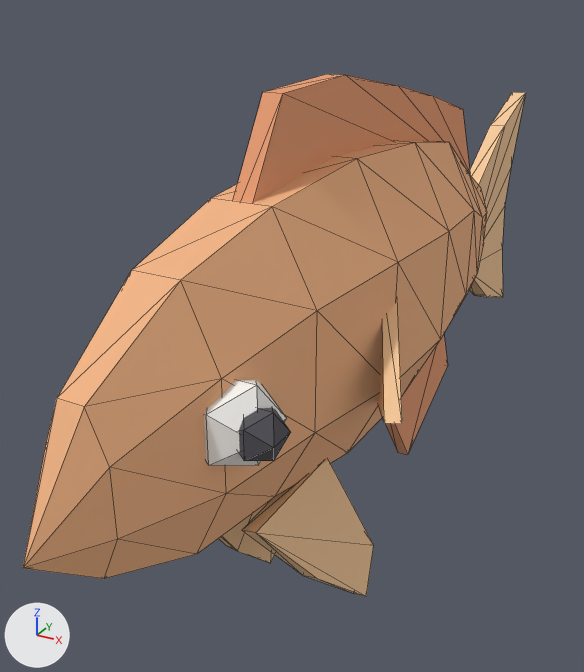
The OBJ model examples/roblox-modeling/Fish.obj, before and after one commit.
The view is the same before and after, from a 50 mm camera at (0.091, -0.223, 0.095) aimed at (-0.023, -0.016, -0.008). Arrows for +X, +Y and +Z are at lower left; the lights stay in place. The picture after the commit comes second. Mesh edges are drawn as thin lines. Where no turn or scale is listed for an object, it has been applied to the vertices.

Names of what the first picture shows: 'Anal', 'Body', 'Dorsal', 'EyeR', 'PectoralR', 'PelvicL', 'PelvicR', 'PupilR', 'Tail'.
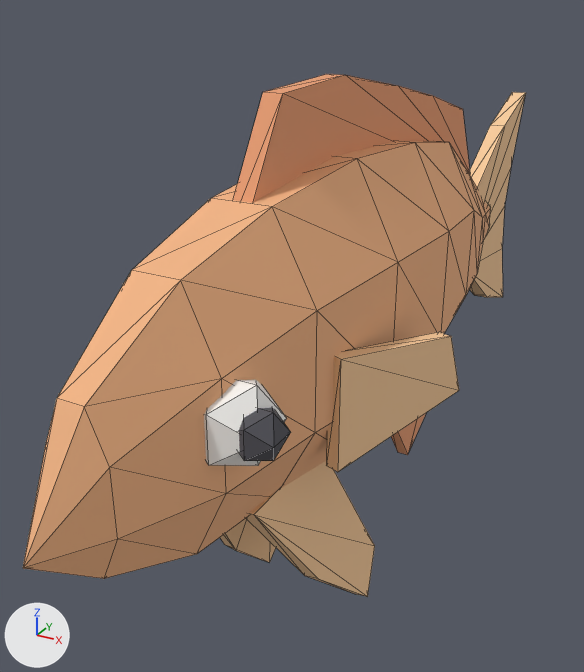
Boxes (x1, y1, x2, y2) around the edits, measured in the pictures (584 x 672 px):
'Body', reshaped: before (23, 141, 487, 579); after (23, 141, 490, 579)
'PectoralR', reshaped: before (378, 301, 402, 424); after (326, 332, 459, 472)
'PelvicR', reshaped: before (242, 460, 374, 596); after (246, 461, 375, 597)
part 1 of me_body, cut back: before (470, 175, 487, 273); after (470, 176, 490, 272)
'Anal', unchanged, covered by the edit: before (385, 334, 448, 455); after (391, 413, 426, 455)

The change in detail:
me_body is used by ob_body; location (0.0, 0.0, 0.0).
me_body had 65 vertices, 126 faces and spanned x -0.021..0.021, y -0.15..0.096, z -0.031..0.055.
me_body now has 74 vertices, 144 faces and spans x -0.021..0.021, y -0.15..0.124, z -0.031..0.055.
Part 1, on me_body:
8 vertices are removed from x -0.006..0.006, y 0.096, z -0.013..0.019.
22 faces are deleted.
17 vertices are added at x -0.005..0.005, y 0.096..0.124, z -0.011..0.017.
40 new faces join them.
me_pectoralr is used by ob_pectoralr; location (0.0, 0.0, 0.0).
me_pectoralr had 6 vertices, 8 faces and spanned x 0.01..0.036, y -0.0734..-0.0236, z -0.016..0.024.
me_pectoralr now has 8 vertices, 12 faces and spans x 0.0171..0.0357, y -0.0726..-0.0257, z -0.013..0.017.
me_pectoralr part 2: the whole mesh is rebuilt.
me_pelvicr is used by ob_pelvicr; location (0.0, 0.0, 0.0).
me_pelvicr had 10 vertices, 16 faces and spanned x 0.0055..0.0185, y -0.092..-0.036, z -0.074..-0.022.
me_pelvicr now has 10 vertices, 16 faces and spans x 0.0051..0.0189, y -0.092..-0.036, z -0.0739..-0.0171.
me_pelvicr part 3: all 2 vertices in x 0.0055..0.0094, y -0.092, z -0.0227..-0.022 are moved by (-0.0004, 0.0, 0.005).
Other edits to the shape of me_pelvicr do not show in these pictures.
